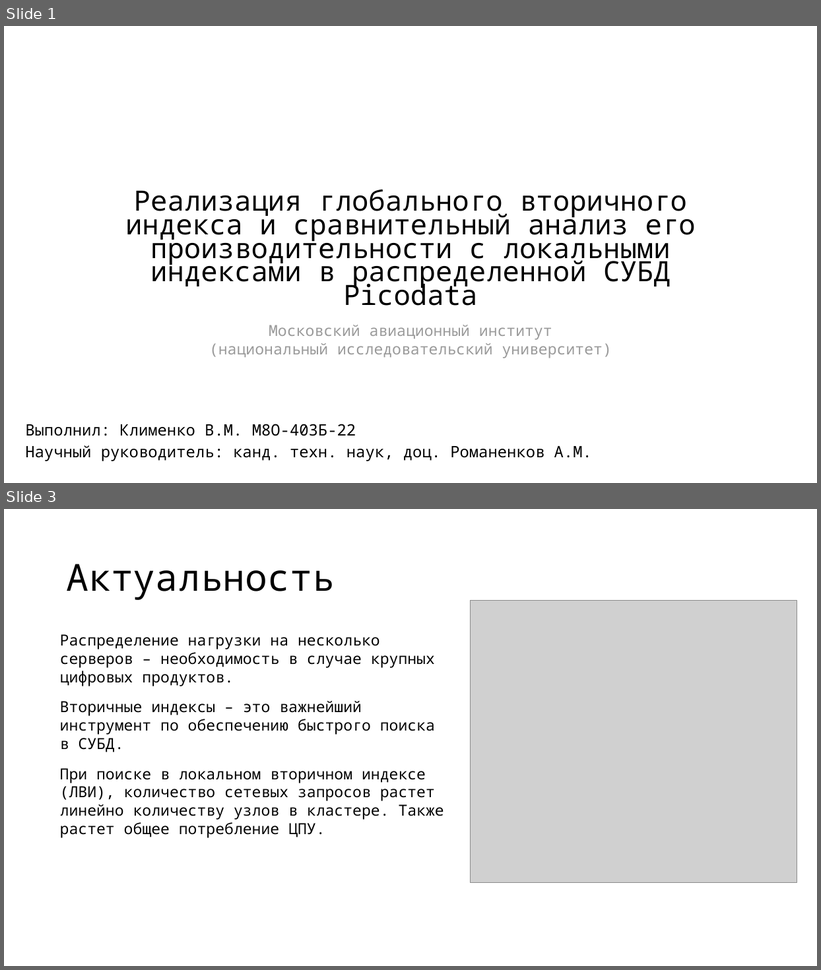
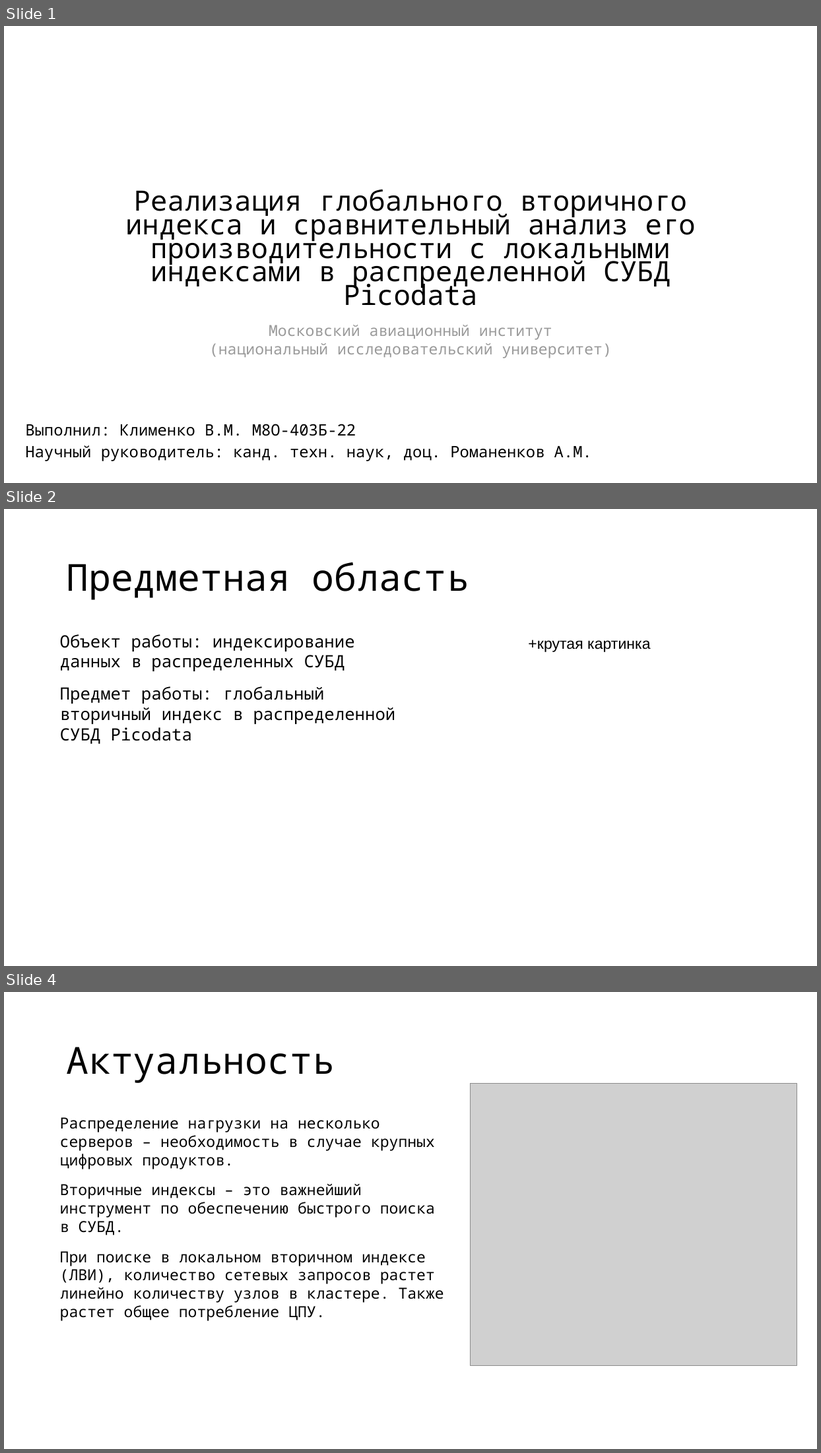
Before and after one commit to vitosotdihaet/pind, a slide deck: presentation.odp. Shown one above the other, each under a label of ours: slides 1 and 3 before the commit, slides 1, 2 and 4 after it; the slides between them are not shown. The pictures are 821x970 and 821x1453 pixels, drawn with LibreOffice and Linux fonts; fonts in the diff are those of the drawing; grey boxes stand for pictures. Boxes give left, top, right and bottom in pixels: in the first picture for what was removed or moved away, otherwise in the second. Text is boxed around its words. In the diff, an @@ line names an element or a change of style, - is before the commit and + after.

```diff
--- a/presentation.odp
+++ b/presentation.odp
@@ slide 2 added at (x1=4, y1=509, x2=817, y2=966), background #FFFFFF @@
@@ title added at (x1=66, y1=562, x2=469, y2=600), 44 pt, text #000000 @@
+Предметная область
@@ text added at (x1=60, y1=634, x2=396, y2=744), 20 pt, text #000000 @@
+Объект работы: индексирование данных в распределенных СУБД
+Предмет работы: глобальный вторичный индекс в распределенной СУБД Picodata
@@ text added at (x1=528, y1=640, x2=650, y2=652), 18 pt, text #000000 @@
++крутая картинка
@@ what was slide 3 is now slide 4 @@
```
Also in this commit, not shown: 7 slides changed, 5 other slides added, 1 slide removed, 2 other files.
